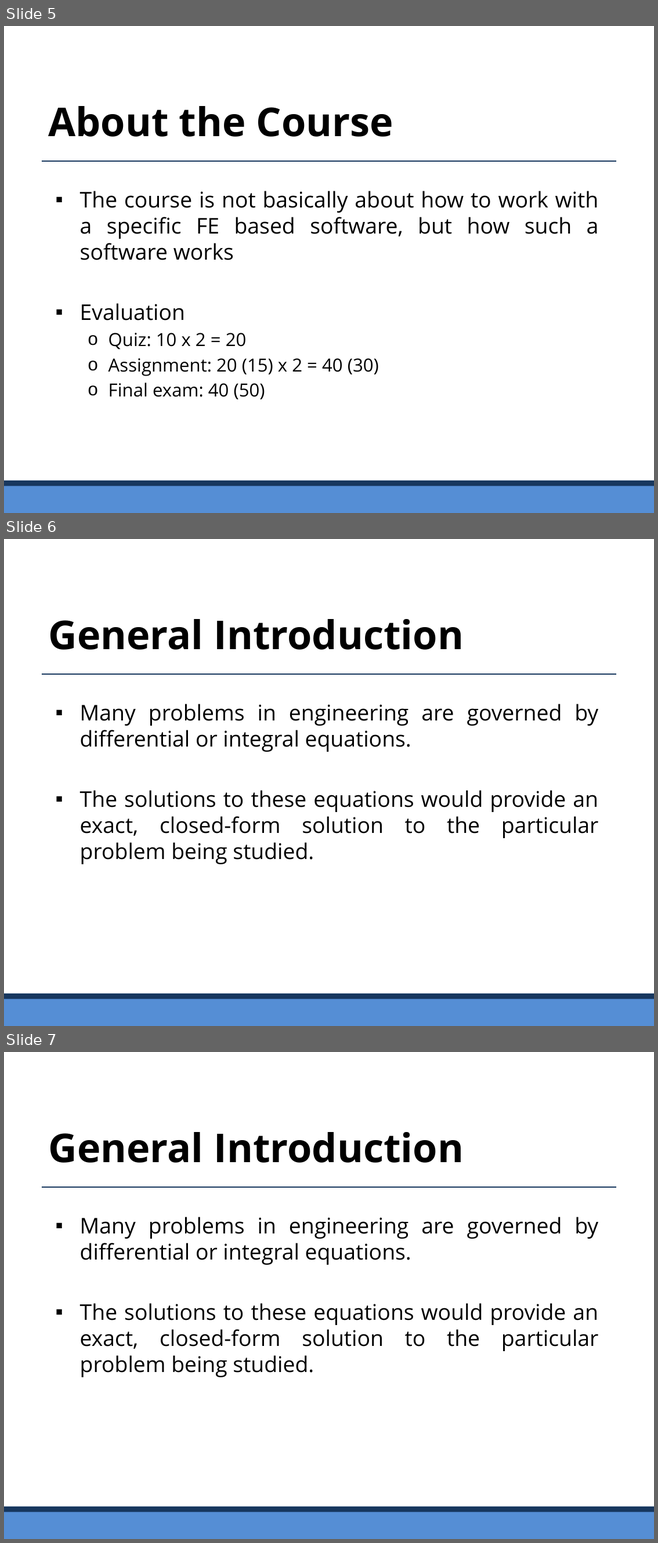
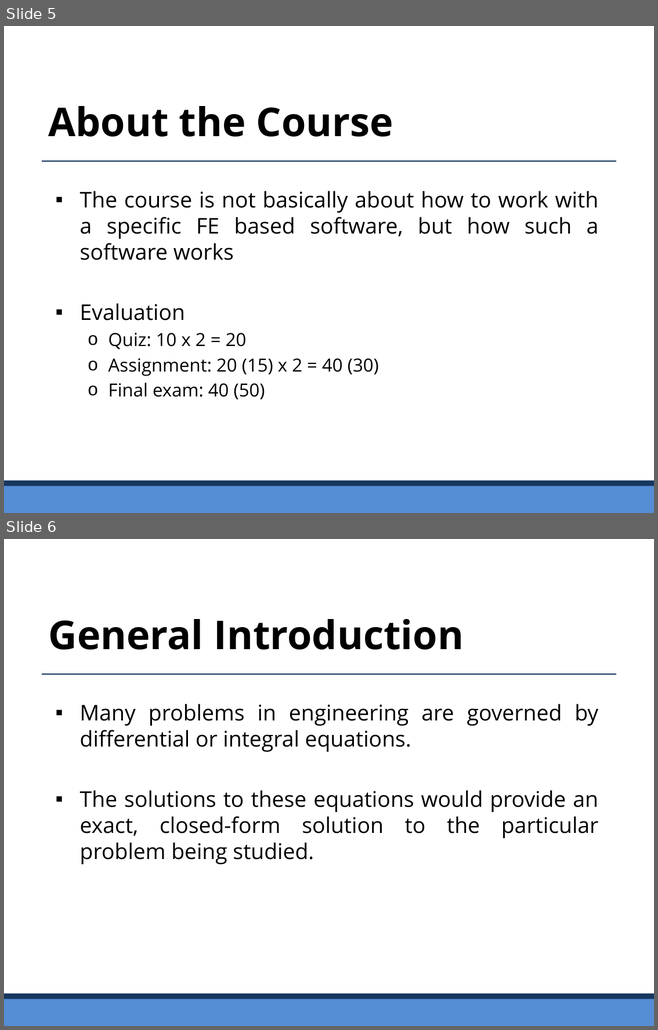
Before and after one commit to civilabs/computationalmethods, a slide deck: Handouts/Lecture 01.pptx. Shown one above the other, each under a label of ours: slides 5, 6 and 7 before the commit, slides 5 and 6 after it. The pictures are 658x1543 and 658x1030 pixels, drawn with LibreOffice and Linux fonts; fonts in the diff are those of the drawing. Boxes give left, top, right and bottom in pixels: in the first picture for what was removed or moved away, otherwise in the second. Text is boxed around its words. In the diff, an @@ line names an element or a change of style, - is before the commit and + after.

```diff
--- a/Handouts/Lecture 01.pptx
+++ b/Handouts/Lecture 01.pptx
@@ slide 6 removed at box(4, 539, 654, 1026), background #FFFFFF @@
@@ text removed at box(49, 619, 463, 650) @@
-General Introduction
@@ line removed from (42, 674) to (616, 674) @@
@@ text removed at box(80, 704, 598, 864) @@
-▪ Many problems in engineering are governed by differential or integral equations.
-▪ The solutions to these equations would provide an exact, closed-form solution to the particular problem being studied.
@@ rectangle removed at box(4, 994, 654, 1026) @@
@@ rectangle removed at box(4, 994, 654, 999) @@
@@ what was slide 7 is now slide 6 @@
```
Also in this commit, not shown: 50 other files.
